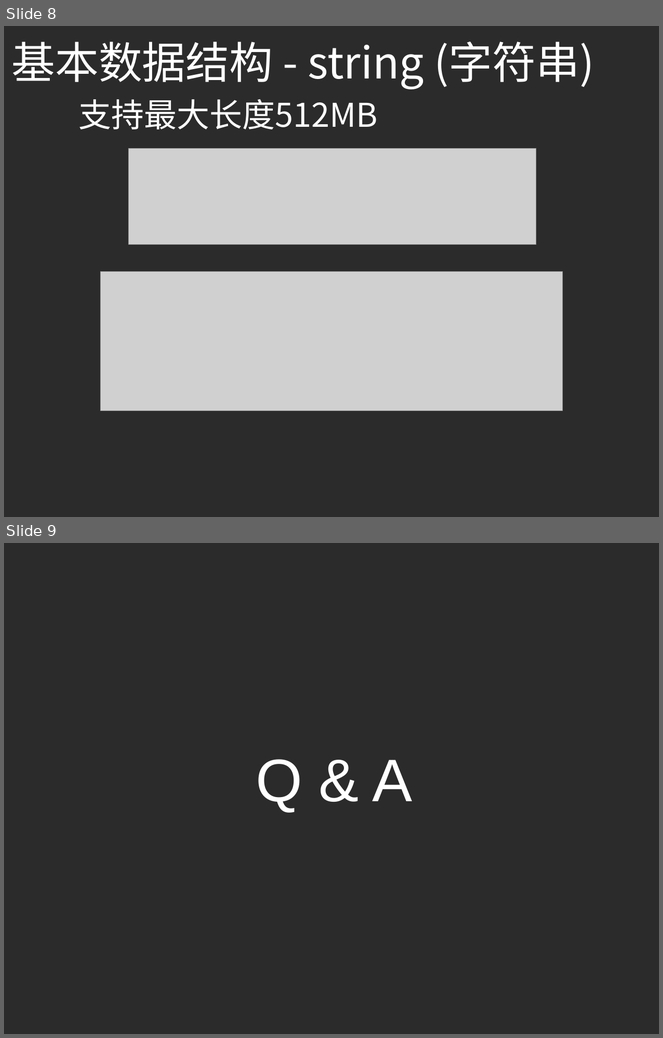
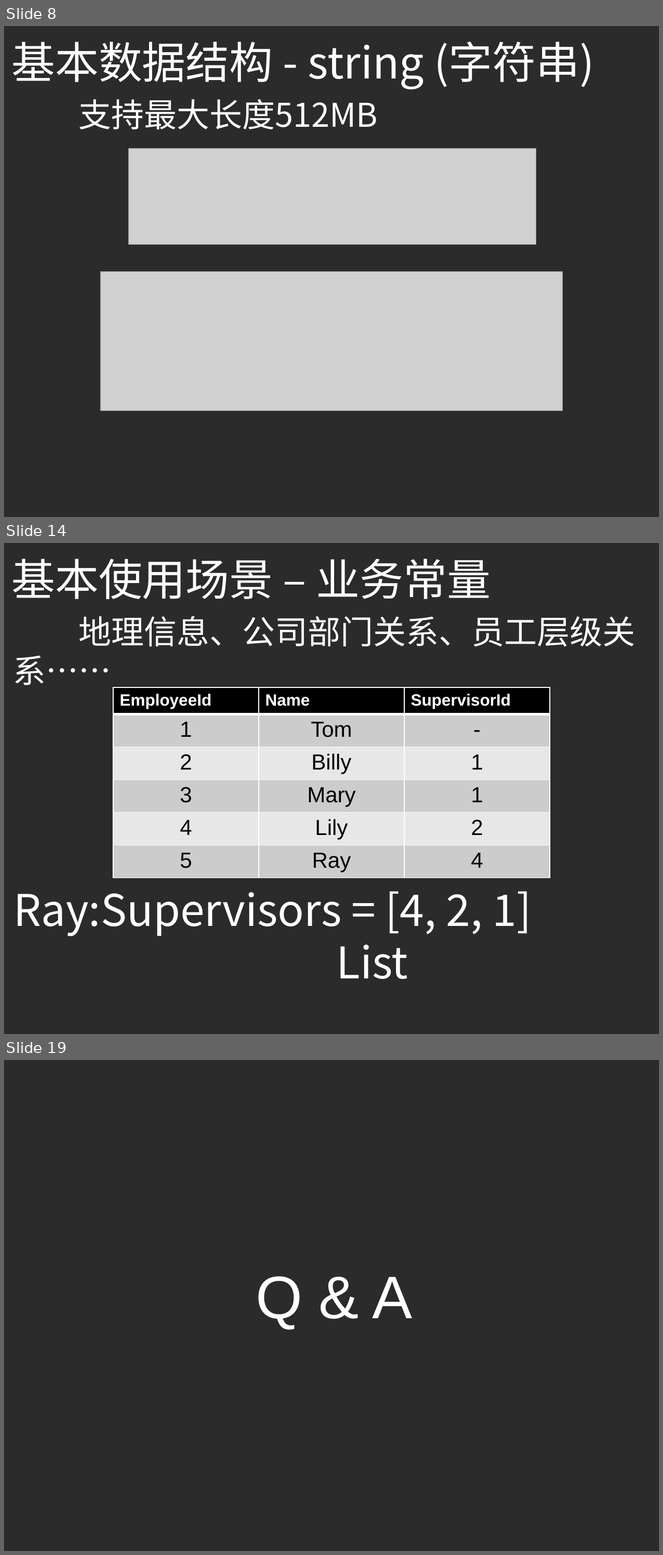
Before and after one commit to yellowb/redis-application-sharing, a slide deck: doc/SD_EP01_Redis_Adv_Application.pptx. Shown one above the other, each under a label of ours: slides 8 and 9 before the commit, slides 8, 14 and 19 after it; the slides between them are not shown. The pictures are 663x1038 and 663x1555 pixels, drawn with LibreOffice and Linux fonts; fonts in the diff are those of the drawing; grey boxes stand for pictures; background and template pictures are left out; a plain dark background stands for a picture behind light text. Boxes give left, top, right and bottom in pixels: in the first picture for what was removed or moved away, otherwise in the second. Text is boxed around its words. In the diff, an @@ line names an element or a change of style, - is before the commit and + after.

Commit message:
add PPT

```diff
--- a/doc/SD_EP01_Redis_Adv_Application.pptx
+++ b/doc/SD_EP01_Redis_Adv_Application.pptx
@@ slide 14 added at [4,543,659,1034], background picture (left out) @@
@@ text added at [11,559,491,599], 48 pt, text #FFFFFF @@
+基本使用场景 – 业务常量
@@ text added at [13,616,635,685], 36 pt, text #FFFFFF @@
+地理信息、公司部门关系、员工层级关系……
@@ table added at [113,688,550,878], 6 rows, 3 columns @@
+EmployeeId | Name | SupervisorId
+1 | Tom | -
+2 | Billy | 1
+3 | Mary | 1
+4 | Lily | 2
+5 | Ray | 4
@@ text added at [14,891,532,979], 48 pt, text #FFFFFF @@
+Ray:Supervisors = [4, 2, 1]
+List
@@ what was slide 9 is now slide 19 @@
```
Also in this commit, not shown: 9 other slides added.
